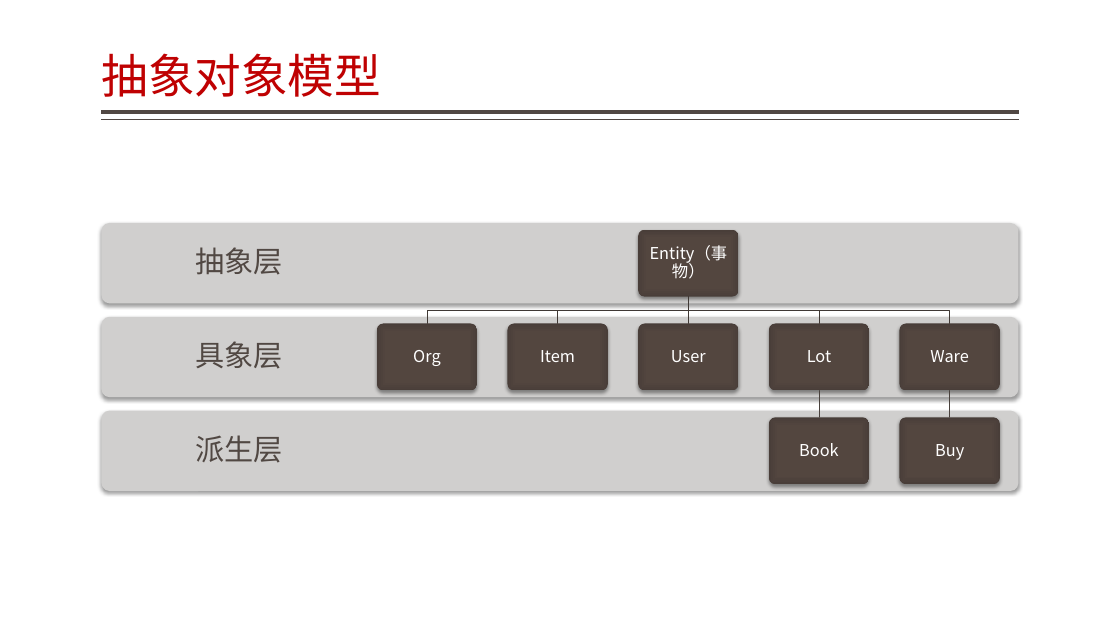
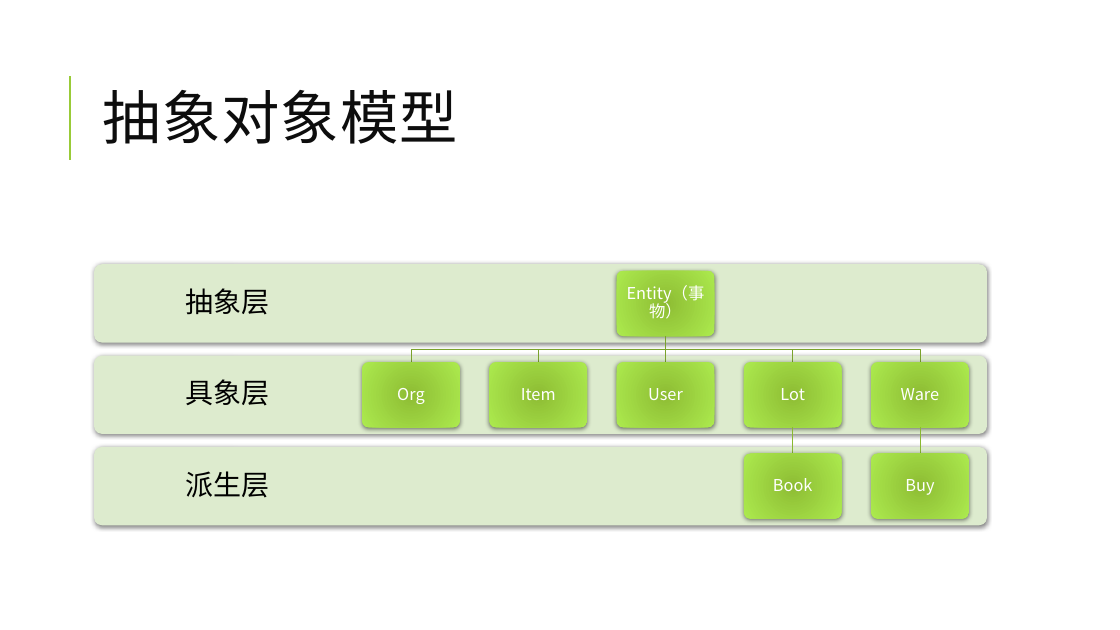
Before and after one commit to jzgi/chainsmart, a slide deck: slide 21 of Docs/品链供销平台.pptx. Drawn at 1120x630 pixels with LibreOffice and Linux fonts; fonts in the diff are those of the drawing. Boxes give left, top, right and bottom in pixels: in the first picture for what was removed or moved away, otherwise in the second. Text is boxed around its words. In the diff, an @@ line names an element or a change of style, - is before the commit and + after.

```diff
--- a/Docs/品链供销平台.pptx
+++ b/Docs/品链供销平台.pptx
@@ title "抽象对象模型": place and size @@
-title "抽象对象模型" at bbox=[101, 53, 381, 97]
+title "抽象对象模型" at bbox=[102, 90, 458, 144]
@@ title "抽象对象模型" at bbox=[102, 90, 458, 144]: size 40 to 50 pt, font Noto Sans CJK SC to Calibri, text colour #BF0102 to #0D0D0D, letter spacing 0 to 1 pt; line spacing 0.9 to 0.8; vertical alignment bottom to middle @@
@@ line added from (70, 160) to (70, 76), #99CB38 1.5 pt @@
@@ line removed from (1019, 112) to (102, 112) @@
@@ line removed from (1019, 120) to (102, 120) @@
@@ size 25 to 24 pt, text colour #514843 to #000000 in 3 elements at bbox=[186, 471, 270, 498], bbox=[186, 379, 270, 406], bbox=[186, 288, 270, 315] @@
@@ text "抽象层": place and size @@
-text "抽象层" at bbox=[195, 247, 282, 275]
+text "抽象层" at bbox=[186, 288, 270, 315]
@@ fill #D0CFCF to #DEECCE; shadow changed in 3 elements at bbox=[94, 447, 987, 525], bbox=[94, 355, 987, 434], bbox=[94, 265, 987, 343] @@
@@ rounded rectangle: place and size @@
-rounded rectangle at bbox=[102, 223, 1019, 303]
+rounded rectangle at bbox=[94, 265, 987, 343]
@@ 2 texts, 2 rounded rectangles: place and size @@
-2 texts, 2 rounded rectangles at bbox=[639, 229, 739, 391]
+2 texts, 2 rounded rectangles at bbox=[617, 271, 715, 428]
@@ text "具象层": place and size @@
-text "具象层" at bbox=[195, 341, 282, 369]
+text "具象层" at bbox=[186, 379, 270, 406]
@@ rounded rectangle: place and size @@
-rounded rectangle at bbox=[102, 317, 1019, 397]
+rounded rectangle at bbox=[94, 355, 987, 434]
@@ freeform shape: place and size @@
-freeform shape at bbox=[427, 297, 688, 323]
+freeform shape at bbox=[411, 336, 665, 362]
@@ freeform shape: place and size @@
-freeform shape at bbox=[558, 297, 689, 323]
+freeform shape at bbox=[539, 336, 665, 362]
@@ outline #413A36 0.5 pt to #7BA32D 0.75 pt in 5 elements at bbox=[411, 336, 665, 362], bbox=[661, 336, 670, 362], bbox=[539, 336, 665, 362], bbox=[665, 336, 920, 362], bbox=[665, 336, 792, 362] @@
@@ freeform shape: place and size @@
-freeform shape at bbox=[689, 297, 950, 323]
+freeform shape at bbox=[665, 336, 920, 362]
@@ freeform shape: place and size @@
-freeform shape at bbox=[689, 297, 820, 323]
+freeform shape at bbox=[665, 336, 792, 362]
@@ 2 texts, 2 rounded rectangles: place and size @@
-2 texts, 2 rounded rectangles at bbox=[377, 323, 608, 391]
+2 texts, 2 rounded rectangles at bbox=[362, 362, 588, 428]
@@ 1 text, 1 freeform shape, 1 rounded rectangle: place and size @@
-1 text, 1 freeform shape, 1 rounded rectangle at bbox=[684, 297, 870, 391]
+1 text, 1 freeform shape, 1 rounded rectangle at bbox=[661, 336, 843, 428]
@@ rounded rectangle: place and size @@
-rounded rectangle at bbox=[900, 323, 1001, 391]
+rounded rectangle at bbox=[871, 362, 970, 428]
@@ fill gradient #544740 to #534740 to #4A3F39 to gradient #8FBD34 to #ACEB4E; shadow changed in 8 elements at bbox=[362, 362, 460, 428], bbox=[490, 362, 588, 428], bbox=[744, 454, 843, 519], bbox=[617, 362, 715, 428], bbox=[871, 454, 970, 519], bbox=[744, 362, 843, 428], bbox=[617, 271, 715, 336], bbox=[871, 362, 970, 428] @@
@@ text "Ware": place and size @@
-text "Ware" at bbox=[930, 350, 969, 362]
+text "Ware" at bbox=[901, 388, 940, 400]
@@ text "派生层": place and size @@
-text "派生层" at bbox=[195, 435, 282, 463]
+text "派生层" at bbox=[186, 471, 270, 498]
@@ rounded rectangle: place and size @@
-rounded rectangle at bbox=[102, 411, 1019, 492]
+rounded rectangle at bbox=[94, 447, 987, 525]
@@ 1 text, 1 rounded rectangle, 1 freeform shape: place and size @@
-1 text, 1 rounded rectangle, 1 freeform shape at bbox=[769, 391, 870, 485]
+1 text, 1 rounded rectangle, 1 freeform shape at bbox=[744, 428, 843, 519]
@@ freeform shape at bbox=[789, 428, 797, 454]: outline #4A413D 0.5 pt to #8BB833 0.75 pt @@
@@ 1 text, 1 rounded rectangle, 1 freeform shape: place and size @@
-1 text, 1 rounded rectangle, 1 freeform shape at bbox=[900, 391, 1001, 485]
+1 text, 1 rounded rectangle, 1 freeform shape at bbox=[871, 428, 970, 519]
@@ freeform shape at bbox=[916, 428, 924, 454]: outline #4A413D 0.5 pt to #8BB833 0.75 pt @@
```
Also in this commit, not shown: 26 other slides changed, 1 slide added, 32 other files.
